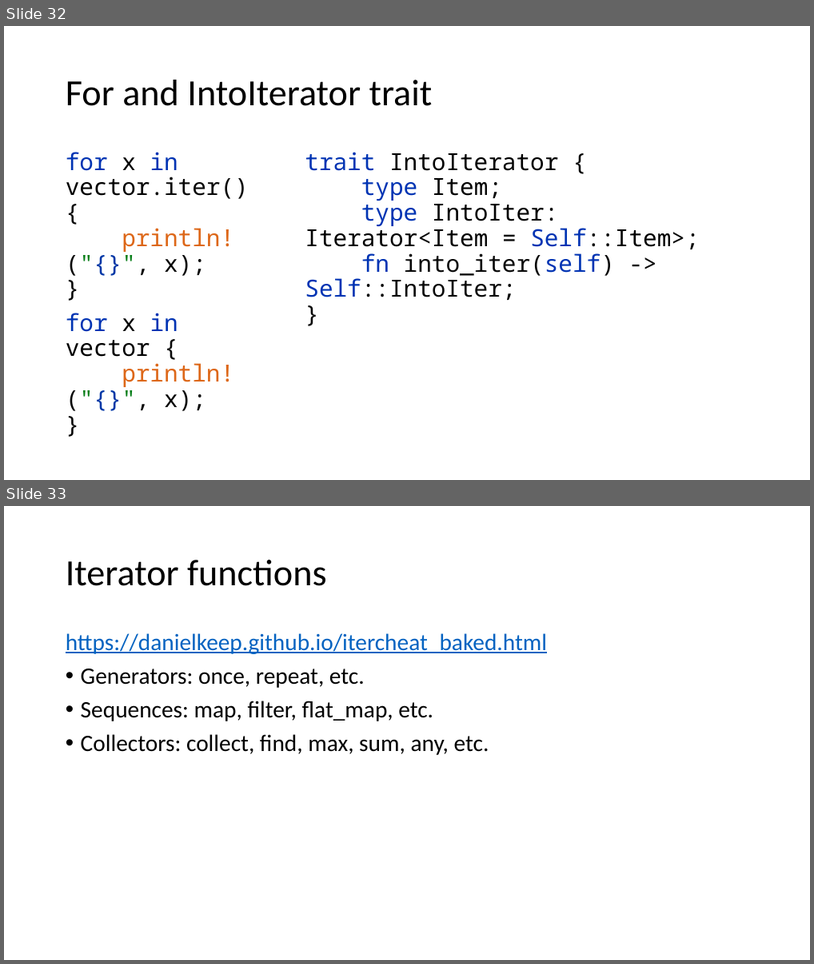
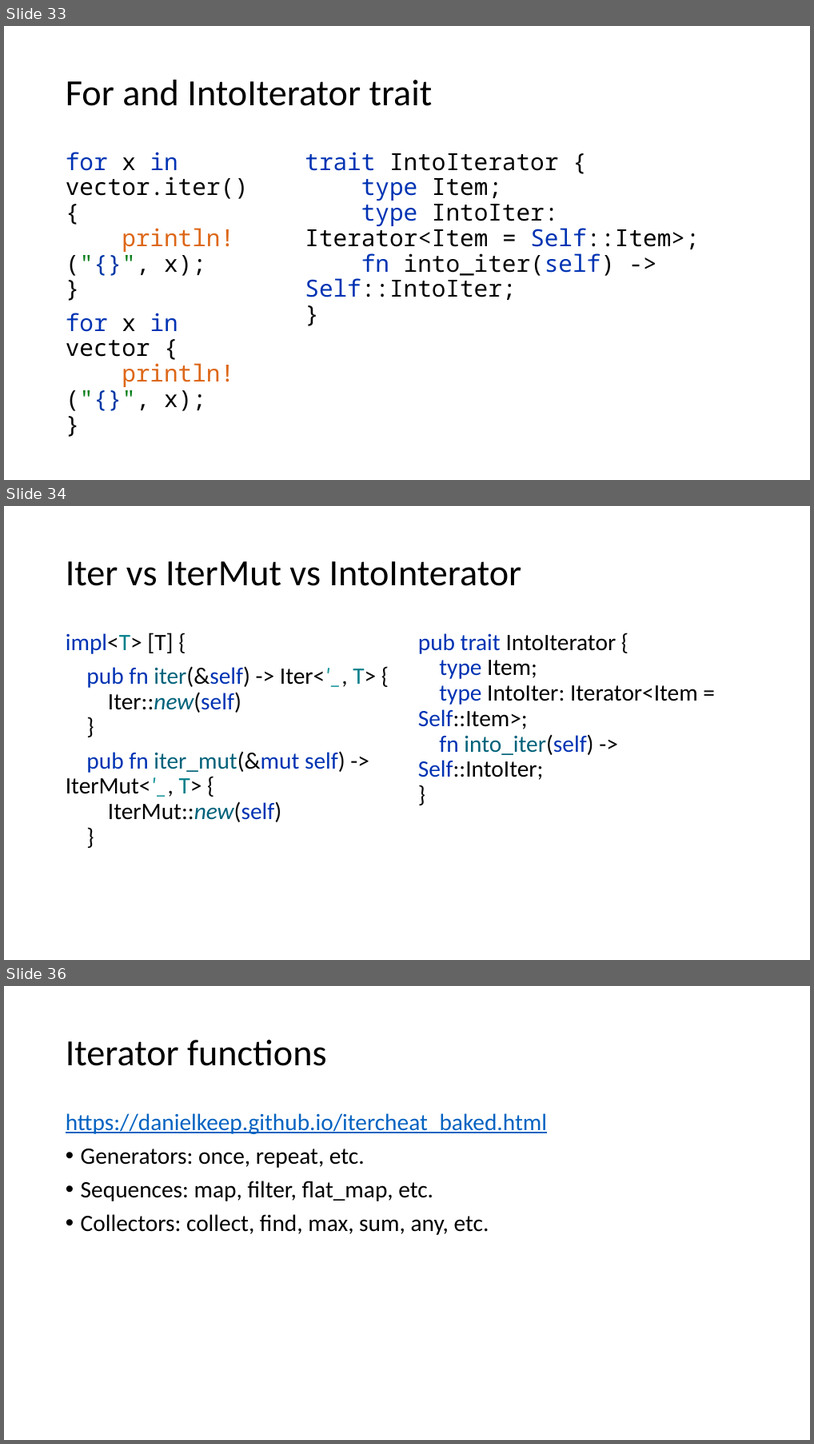
Before and after one commit to kugushev/course-rust-basics, a slide deck: pres/07-Collections.pptx. Shown one above the other, each under a label of ours: slides 32 and 33 before the commit, slides 33, 34 and 36 after it; the slides between them are not shown. The pictures are 814x964 and 814x1444 pixels, drawn with LibreOffice and Linux fonts; fonts in the diff are those of the drawing. Boxes give left, top, right and bottom in pixels: in the first picture for what was removed or moved away, otherwise in the second. Text is boxed around its words. In the diff, an @@ line names an element or a change of style, - is before the commit and + after.

```diff
--- a/pres/07-Collections.pptx
+++ b/pres/07-Collections.pptx
@@ slide 34 added at (x1=4, y1=506, x2=810, y2=960), background #FFFFFF @@
@@ title added at (x1=66, y1=561, x2=522, y2=586), 44 pt, text #000000 @@
+Iter vs IterMut vs IntoInterator
@@ text added at (x1=66, y1=632, x2=376, y2=822), 28 pt, text #080808 @@
+impl<T> [T] {
+pub fn iter(&self) -> Iter<'_, T> {
+Iter::new(self)
+}
+pub fn iter_mut(&mut self) -> IterMut<'_, T> {
+IterMut::new(self)
+}
@@ text added at (x1=418, y1=633, x2=698, y2=780), 28 pt, text #000000 @@
+pub trait IntoIterator {
+type Item;
+type IntoIter: Iterator<Item = Self::Item>;
+fn into_iter(self) -> Self::IntoIter;
+}
@@ what was slide 32 is now slide 33 @@
@@ what was slide 33 is now slide 36 @@
```
Also in this commit, not shown: 5 other slides added, 3 other files.
